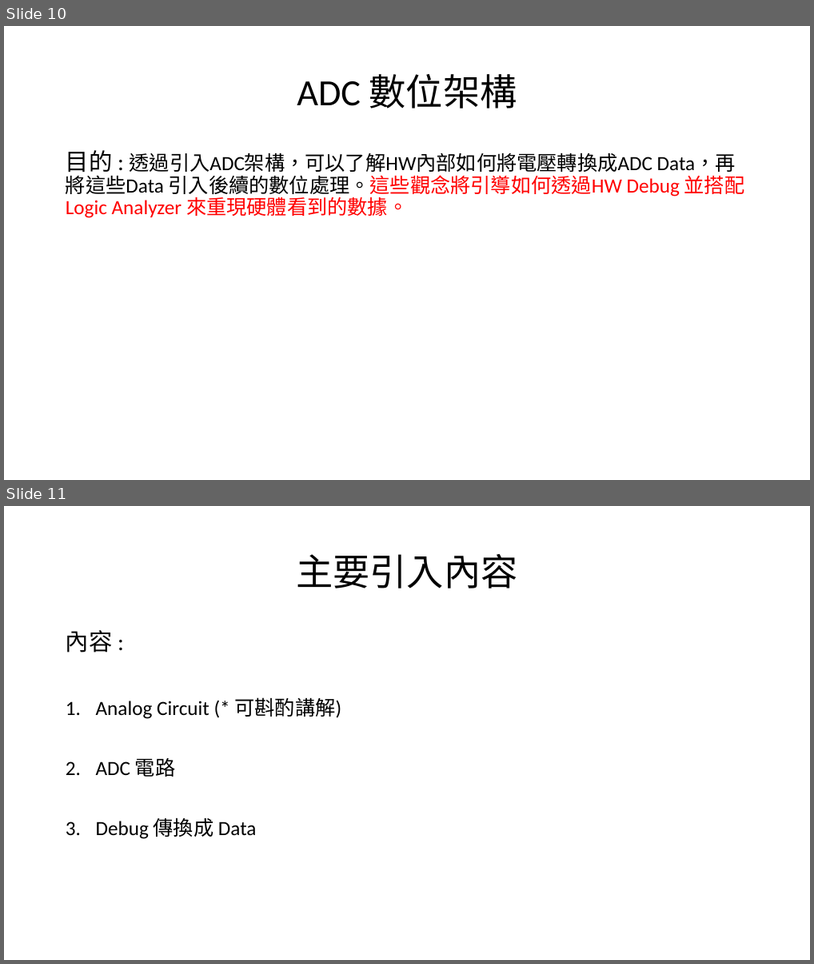
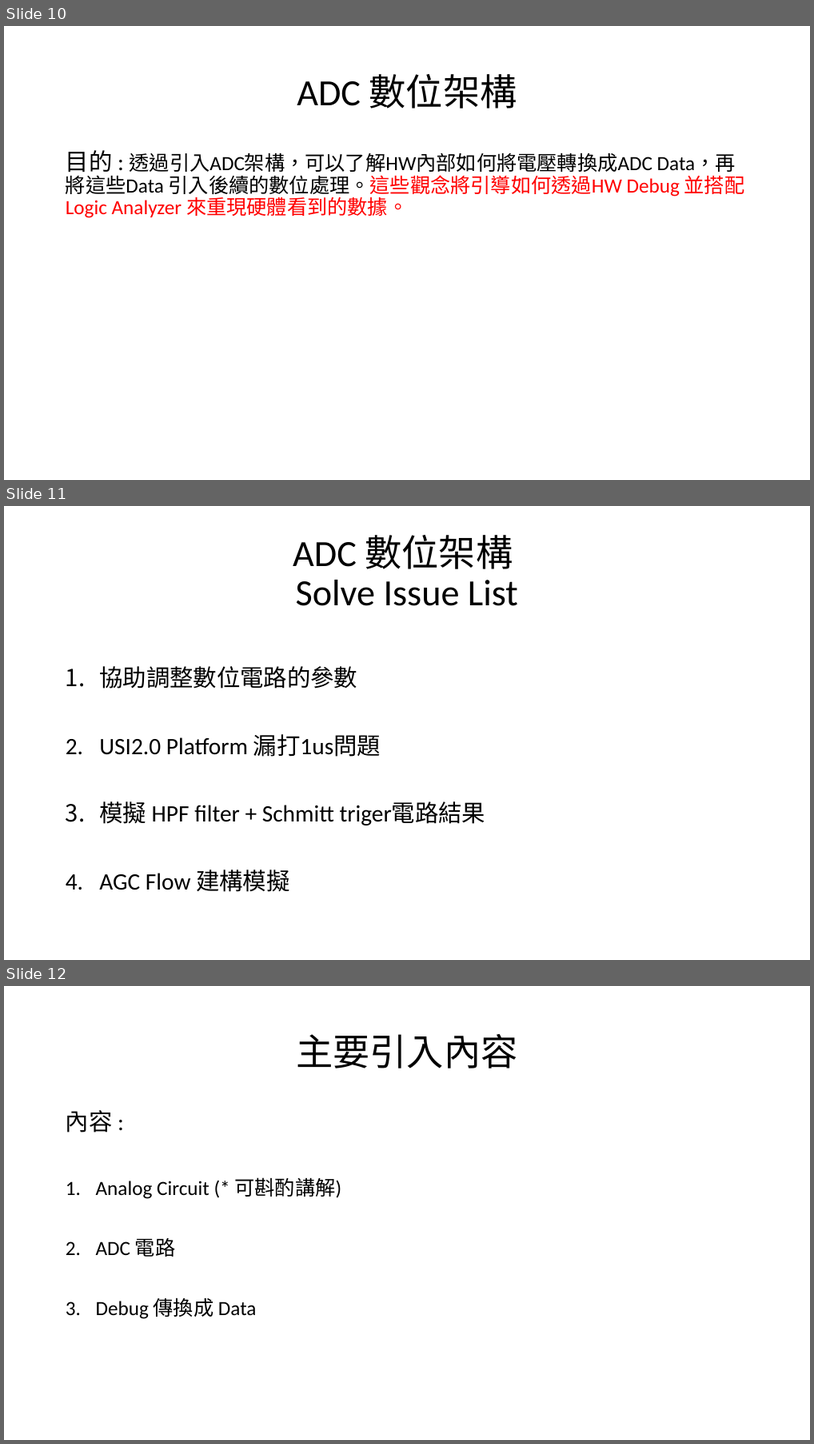
Before and after one commit to a0910281835/Summrary_PDF, a slide deck: Project_Summary_pdf/Project_Summary.pptx. Shown one above the other, each under a label of ours: slides 10 and 11 before the commit, slides 10, 11 and 12 after it. The pictures are 814x964 and 814x1444 pixels, drawn with LibreOffice and Linux fonts; fonts in the diff are those of the drawing. Boxes give left, top, right and bottom in pixels: in the first picture for what was removed or moved away, otherwise in the second. Text is boxed around its words. In the diff, an @@ line names an element or a change of style, - is before the commit and + after.

Commit message:
* Add Solve Problem in ADC chapter for Project summary * Update Use Remark in ptt * Updte templete in Data structure

```diff
--- a/Project_Summary_pdf/Project_Summary.pptx
+++ b/Project_Summary_pdf/Project_Summary.pptx
@@ slide 11 added at (4,506,810,960), background #FFFFFF @@
@@ title added at (293,535,518,606), 44 pt, text #000000 @@
+ADC 數位架構
+Solve Issue List
@@ text added at (99,666,486,892), 28 pt, text #000000 @@
+1. 協助調整數位電路的參數
+2. USI2.0 Platform 漏打1us問題
+3. 模擬 HPF filter + Schmitt triger電路結果
+4. AGC Flow 建構模擬
@@ what was slide 11 is now slide 12 @@
```
Also in this commit, not shown: 2 slides changed, 1 other slide added, 2 other files.
